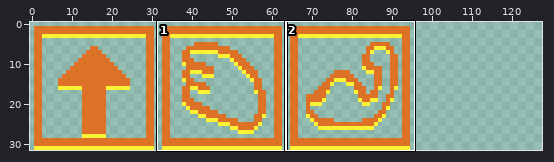
Two versions of one sprite sheet, example/assets/bonus.png. Above, an overview of the earlier version with the close-up marked.
Close-up. Before the commit:
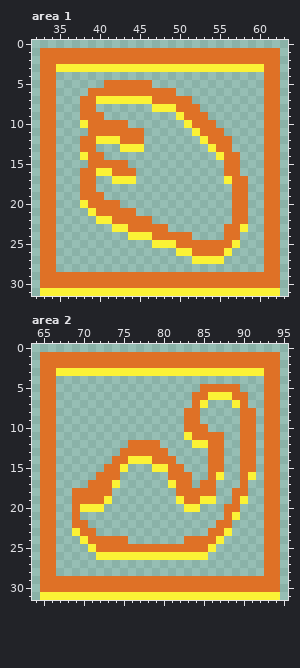
The file is 96x32 pixels. Shown: area 1: x 32..63, y 0..31; area 2: x 64..95, y 0..31. The old version is drawn lined up with the new one, on the new canvas. The commit also changed other parts of the picture, which this record leaves out.
The same view after the edit:
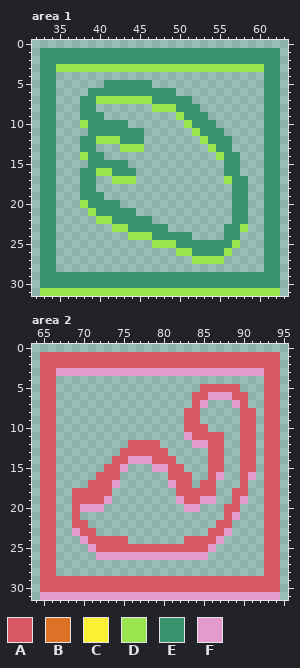
Palette (. is transparent): A #d95763  B #df7126  C #fbf236  D #99e550  E #37946e  F #e39bcc
What changed:
canvas 96x32 -> 128x32
Changed rows in their new state; - is an unchanged pixel.
Area 1:
first column x 33:
 1 EEEEEEEEEEEEEEEEEEEEEEEEEEEEEE
 2 EEEEEEEEEEEEEEEEEEEEEEEEEEEEEE
 3 EEDDDDDDDDDDDDDDDDDDDDDDDDDDEE
 4 EE--------------------------EE
 5 EE------EEEEEE--------------EE
 6 EE----EEEEEEEEEEE-----------EE
 7 EE---EEDDDDDDDEEEEE---------EE
 8 EE---EE-------DDDEEE--------EE
 9 EE---EEE---------DEEE-------EE
10 EE---DEEEEE-------DEEE------EE
11 EE----EEEEEEE------DEEE-----EE
12 EE---EEDDDEEE-------DEEE----EE
13 EE---EE---DDD--------DEE----EE
14 EE---DEE--------------DEE---EE
15 EE----EEEEE------------EE---EE
16 EE---EEDDEEE-----------EE---EE
17 EE---EE--DDD-----------DEE--EE
18 EE---EE-----------------EE--EE
19 EE---EEE----------------EE--EE
20 EE---DEEEE--------------EE--EE
21 EE----DEEEEE------------EE--EE
22 EE-----DDEEEEE----------EE--EE
23 EE-------DDEEEEE-------EED--EE
24 EE---------DDDEEEEE----EE---EE
25 EE------------DDDEEEEEEED---EE
26 EE---------------DDEEEED----EE
27 EE-----------------DDDD-----EE
28 EE--------------------------EE
29 EEEEEEEEEEEEEEEEEEEEEEEEEEEEEE
30 EEEEEEEEEEEEEEEEEEEEEEEEEEEEEE
31 DDDDDDDDDDDDDDDDDDDDDDDDDDDDDD
Area 2:
first column x 65:
 1 AAAAAAAAAAAAAAAAAAAAAAAAAAAAAA
 2 AAAAAAAAAAAAAAAAAAAAAAAAAAAAAA
 3 AAFFFFFFFFFFFFFFFFFFFFFFFFFFAA
 4 AA--------------------------AA
 5 AA------------------AAAAA---AA
 6 AA-----------------AAFFFAA--AA
 7 AA-----------------AF---FA--AA
 8 AA----------------AA-----AA-AA
 9 AA----------------AA-----AA-AA
10 AA----------------AAA----AA-AA
11 AA----------------FAAAA--AA-AA
12 AA---------AAAA----FFAA--AA-AA
13 AA--------AAAAAA-----AA--AA-AA
14 AA-------AAFFFAAA----AA--AA-AA
15 AA------AAF---FFAA---AA--AA-AA
16 AA-----AAA------AAA--AF--AF-AA
17 AA----AAAF------FAA-AA---A--AA
18 AA--AAAAA--------AAAAA--AA--AA
19 AA--AAAAF--------FAAFF--AF--AA
20 AA--AFFF----------FF---AA---AA
21 AA--A------------------AF---AA
22 AA--AA----------------AA----AA
23 AA--FAA--------------AAF----AA
24 AA---FAAAAA-------AAAAF-----AA
25 AA----FAAAAAAAAAAAAAAF------AA
26 AA-----FFFFFFFFFFFFFF-------AA
27 AA--------------------------AA
28 AA--------------------------AA
29 AAAAAAAAAAAAAAAAAAAAAAAAAAAAAA
30 AAAAAAAAAAAAAAAAAAAAAAAAAAAAAA
31 FFFFFFFFFFFFFFFFFFFFFFFFFFFFFF
Where, in picture pixels (left, top, right, bottom), the same in both close-ups:
changed: (40, 48, 280, 296)
changed: (40, 352, 280, 600)
